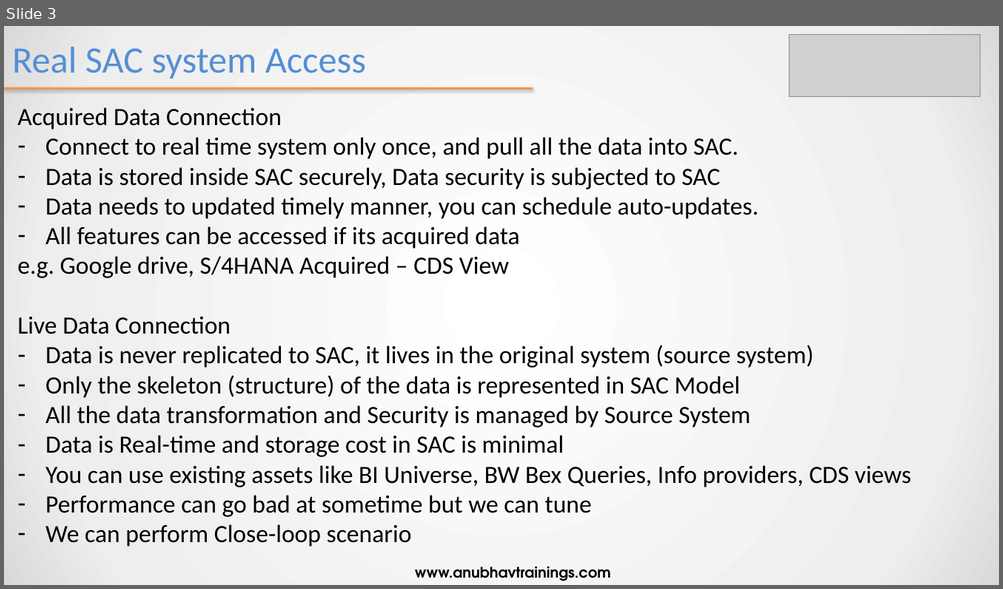
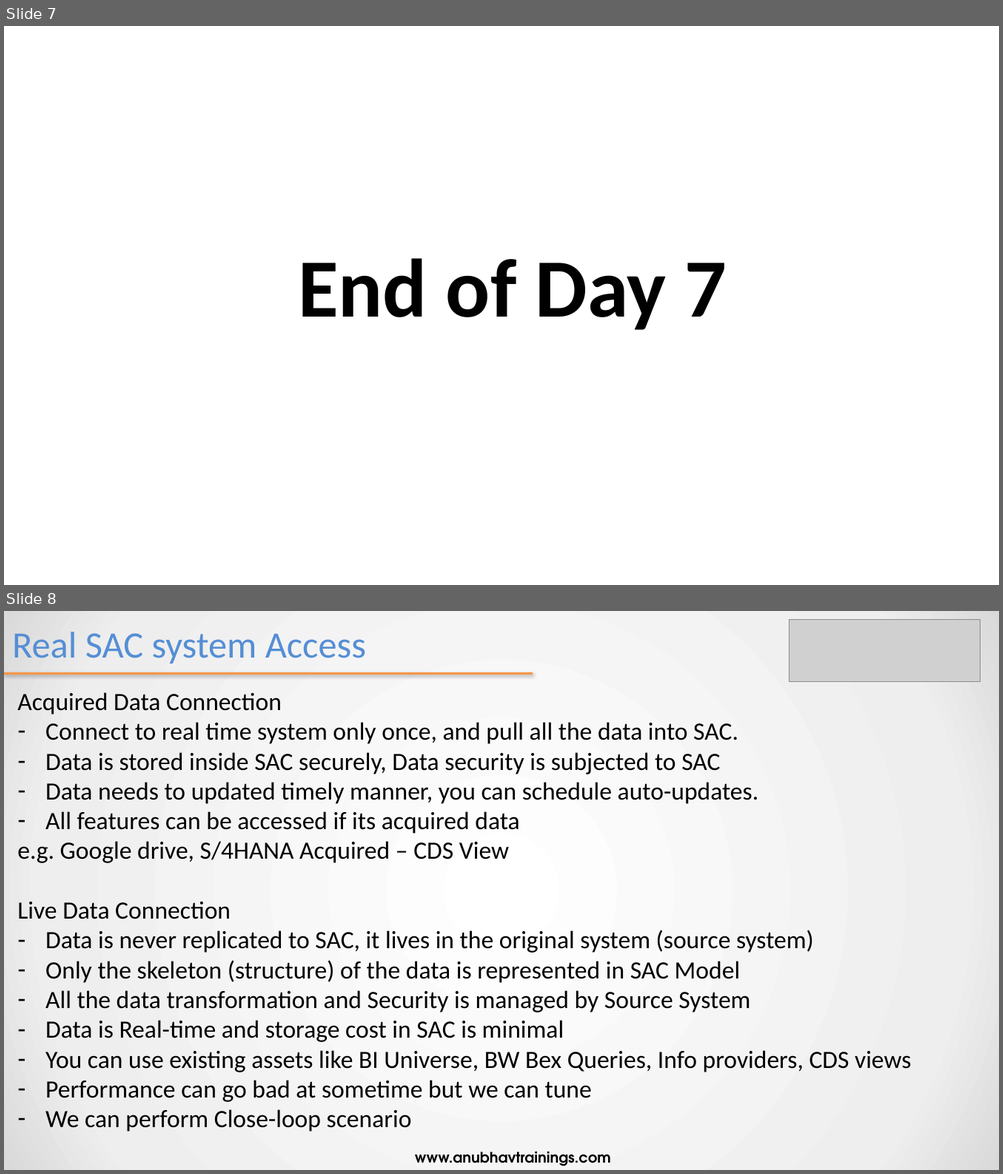
Before and after one commit to soyuztechnologies/Allianz_SAC_Training, a slide deck: day 9/SAC_Training Day 9.pptx. Shown one above the other, each under a label of ours: slide 3 before the commit, slides 7 and 8 after it. The pictures are 1003x589 and 1003x1174 pixels, drawn with LibreOffice and Linux fonts; fonts in the diff are those of the drawing; grey boxes stand for pictures. Boxes give left, top, right and bottom in pixels: in the first picture for what was removed or moved away, otherwise in the second. Text is boxed around its words. In the diff, an @@ line names an element or a change of style, - is before the commit and + after.

```diff
--- a/day 9/SAC_Training Day 9.pptx
+++ b/day 9/SAC_Training Day 9.pptx
@@ slide 7 added at [4, 26, 999, 585], background #FFFFFF @@
@@ text added at [298, 258, 727, 330], 80 pt, text #000000, bold @@
+End of Day 7
@@ what was slide 3 is now slide 8 @@
```
Also in this commit, not shown: 4 slides changed, 4 other slides added, 20 other files.
